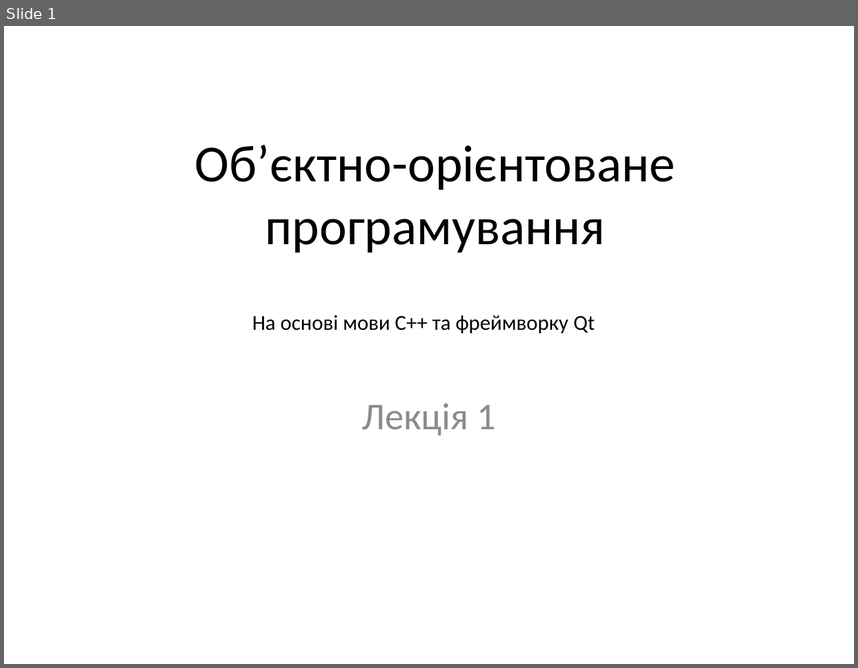
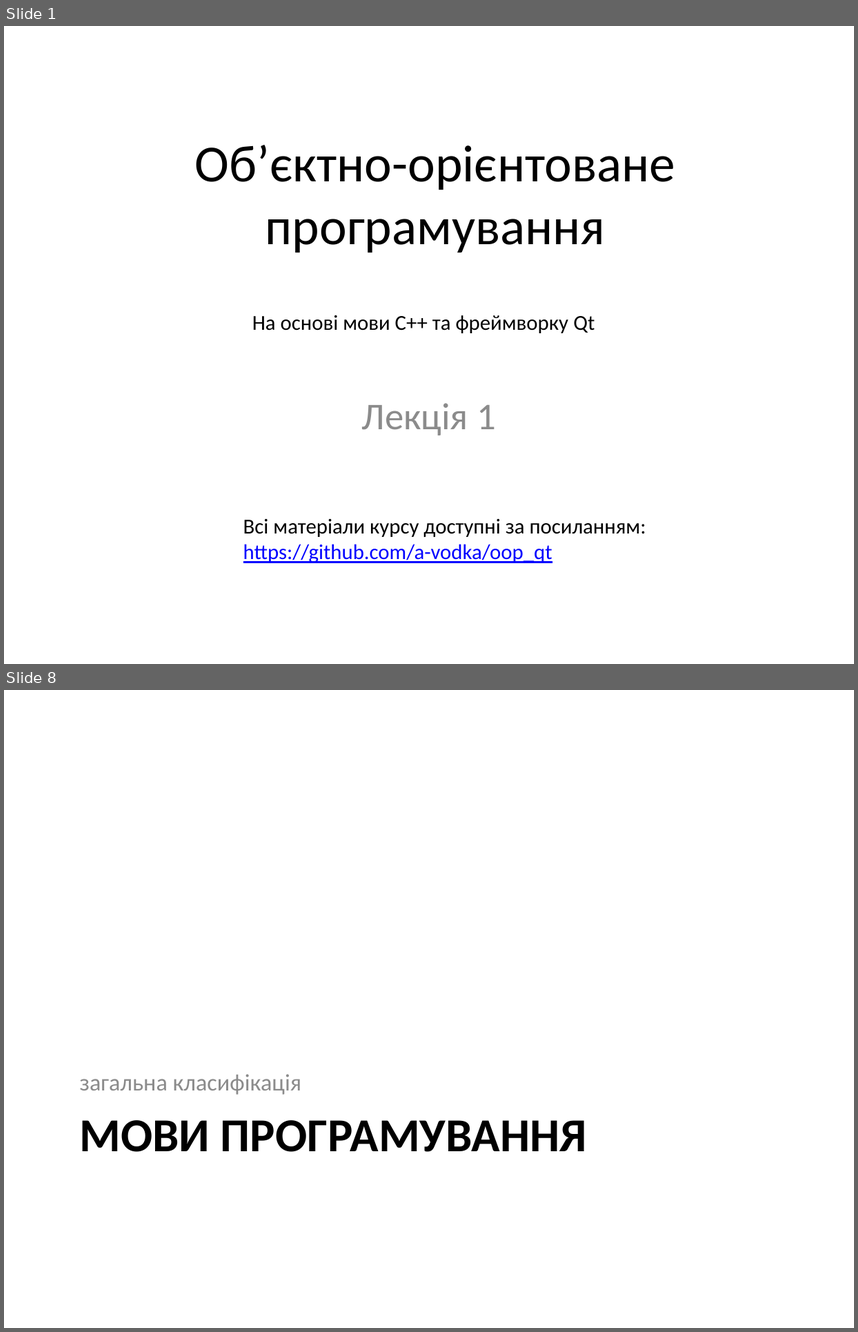
Before and after one commit to a-vodka/oop_qt, a slide deck: lecture-01.pptx. Shown one above the other, each under a label of ours: slide 1 before the commit, slides 1 and 8 after it; the slides between them are not shown. The pictures are 858x668 and 858x1332 pixels, drawn with LibreOffice and Linux fonts; fonts in the diff are those of the drawing; background and template pictures are left out. Boxes give left, top, right and bottom in pixels: in the first picture for what was removed or moved away, otherwise in the second. Text is boxed around its words. In the diff, an @@ line names an element or a change of style, - is before the commit and + after.

```diff
--- a/lecture-01.pptx
+++ b/lecture-01.pptx
@@ slide 8 added at [4,690,854,1328], background picture (left out) @@
@@ text added at [80,1074,301,1094], 20 pt, text #8C8C8C @@
+загальна класифікація
@@ title added at [80,1120,587,1152], 40 pt, text #000000, bold @@
+МОВИ ПРОГРАМУВАННЯ
@@ slide 1 changed as well @@
@@ text added at [243,519,646,563], 18 pt, text #000000 @@
+Всі матеріали курсу доступні за посиланням:
+https://github.com/a-vodka/oop_qt
```
Also in this commit, not shown: 37 other slides added, 3 other files.
